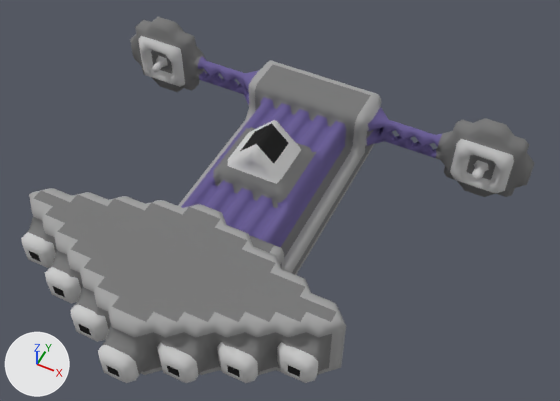
Renders of the OBJ model src/jsMain/resources/meshes/usa-3-concord-class.obj from each side of a commit.
One viewpoint serves both versions: a camera (50 mm lens) standing at (24.1, -39.4, 57.9) and looking at (3.2, 2.4, 5.6). Arrows for +X, +Y and +Z are at lower left; the lights stay in place. Where no turn or scale is listed for an object, it has been applied to the vertices.

Objects in the first picture: 'usa-3-concord-class'.
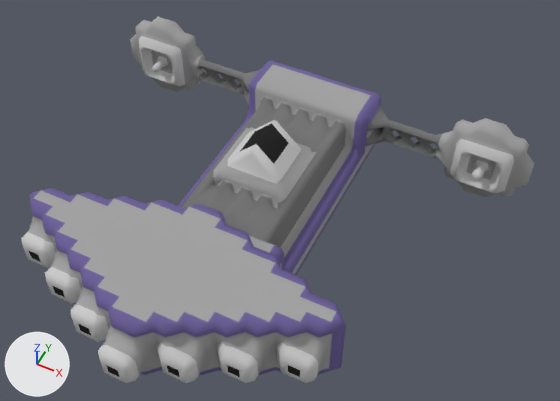
Scene script edits in JSON lines:
```json
{"block": "me_usa_3_concord_class", "where": "# used by ob_usa_3_concord_class; location = (0.0, 0.0, 0.0)"}
{"op": "remove", "block": "me_usa_3_concord_class", "code": "me_usa_3_concord_class.from_pydata(...)  # 4372 vertices, 8772 faces; spans x -22.5..22.5, y -19.0..19.0, z 0.0..10.0"}
{"op": "add", "block": "me_usa_3_concord_class", "code": "me_usa_3_concord_class.from_pydata(...)  # 1633 vertices, 2986 faces; spans x -22.5..22.5, y -19.0..19.0, z 0.0..10.0"}
{"block": "me_usa_3_concord_class", "change": "me_usa_3_concord_class part 1: 2739 vertices removed from x -22.5..22.5, y -19.0..19.0, z 0.0..10.0"}
{"block": "me_usa_3_concord_class", "change": "me_usa_3_concord_class part 2: 1008 kept faces spanning x -22.0..22.0, y -18.0..19.0, z 0.0..10.0 get new texture (UV) coordinates"}
```

What differs and where, as boxes (x1, y1, x2, y2) in the pictures (560 x 401 px):
```json
{"part": 1, "of": "me_usa_3_concord_class", "change": "deleted", "before": [22, 17, 535, 383]}
{"part": 2, "of": "me_usa_3_concord_class", "change": "surface changed", "before": [27, 20, 529, 375], "after": [27, 20, 529, 375]}
```
